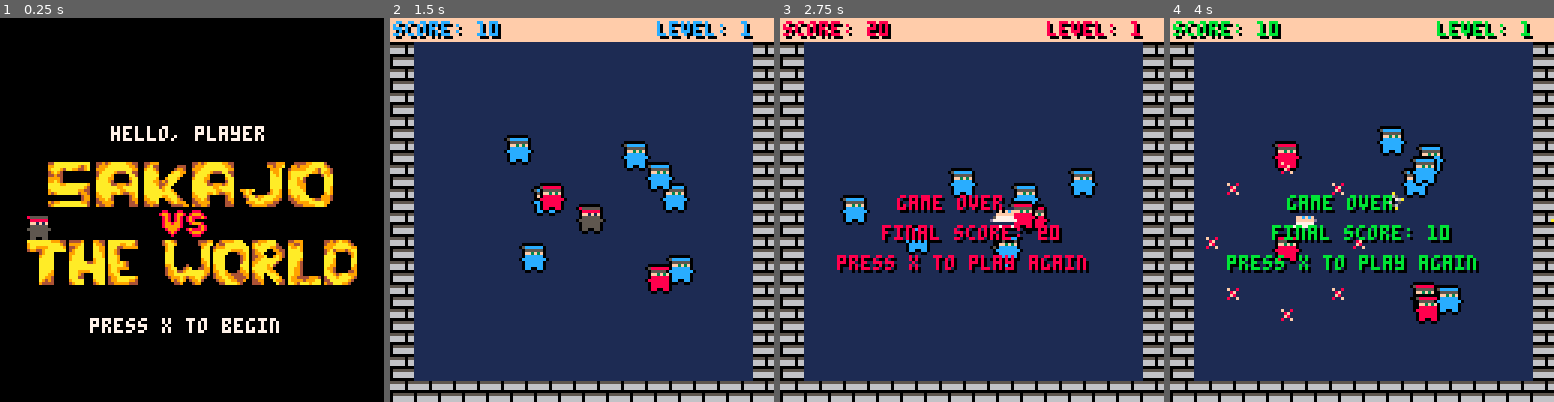
Above: before the commit, frames 1-4 (left to right).
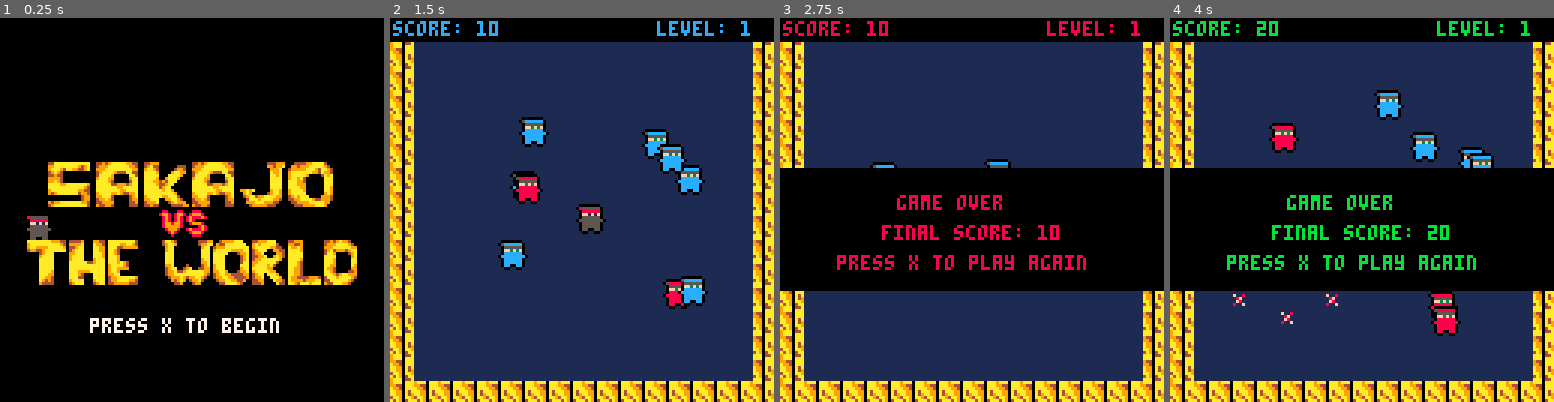
Above: after the commit, the same moments.

Repository: jmoreno1221/Sakajos-Adventures
Game: PICO-8 cartridge sasa.p8
Two runs of this game, one before a commit and one after it. Both use one fixed random seed, a clock stepped at 60 frames per second and the inputs below.
Inputs:
- Up to frame 1 (0.25 s): no input
- Up to frame 2 (1.5 s): tap X (X key) at 0.33, 1.07 s; tap O (Z key) at 0.7 s
- Up to frame 3 (2.75 s): hold Right 1.6-2.1 s; tap O (Z key) at 1.7, 2.1, 2.5 s; tap X (X key) at 1.85 s; hold Up 2.15-2.42 s; hold Right from 2.47 s (still down)
- Up to frame 4 (4 s): tap O (Z key) at 2.9, 3.3, 3.7 s; tap X (X key) at 2.97 s; release Right at 3.03 s; hold Left 3.08-3.58 s; hold Down 3.63-3.97 s

The runs differ from the first frame. In frame 1, 0.7% of the frame differs, in the area x 28-69%, y 28-33%; in frame 2, 27%; in frame 3, 43%; in frame 4, 47%, in the area x 0-100%, y 0-100%.

Commit message:
updating file

Diff:
--- a/sasa.p8
+++ b/sasa.p8
@@ -16,21 +16,12 @@
 end
 end
 
-function titledraw()
-print("hello, player",37,36,7)
-spr(64,16,48,12,2)
-spr(76,46,57,3,1)
-spr(92,46,65,3,1)
-spr(96,7,74,14,2)
-spr(1,9,66,1,1)
-print("press x to begin",30,100,7)
-end
-
 function game_init()
 	mode = 1
  ents={}
  bads={}
- enemy_speed=0.01
+ blue_speed=0.50
+ red_speed=0.50
  score=0
  level=0
  t=0
@@ -76,7 +67,7 @@
  --the .25 is the speed of the
  --enemy ninjas
  e.upd=function(e)
-  follow(e,hero,.75)
+  follow(e,hero,red_speed)
  end
  e.ol=true
  if e.fr==18 then
@@ -108,7 +99,7 @@
  cds(e.trg,e)
  --the .75 is the speed of the
  --blue ninja enemy
- impulse(e,an,.75)
+ impulse(e,an,blue_speed)
  if dd<8 then
   e.trg=nil
  end
@@ -242,30 +233,6 @@
  end
 end
 
-function _update()
-if (mode==0) then
-	titleupdate()
-else
- if (score%100==0) then
- bgcolor+=1
- score+=10
- level+=1
- end
- t+=1
- control()
- if moving then
-  mt+=1
-  foreach(ents,upe)
-  if #bads<8+(mt/100) and mt%8==0 then
-   sbad()
-  end
- end
- if hero.death and btnp(5) then
-  game_init()
- end
-end
-end
-
 function _draw()
 if (mode==0) then
 	titledraw()
@@ -279,6 +246,7 @@
  end
  if hero.death then
   cur=mke(2,hero.x,hero.y)
+  rectfill(0,50,128,90,0)
  for i=0,1 do
   print("game over",40-i,60-i,i*(8+(t/8)%8))
   print("final score: "..score,35-i,70-i,i*(8+(t/8)%8))
@@ -291,42 +259,48 @@
  end
  end
 end
-…(36 lines of a section not shown)…
+-->8
+function titledraw()
+--print("hello, player",37,36,7)
+spr(64,16,48,12,2)
+spr(76,46,57,3,1)
+spr(92,46,65,3,1)
+spr(96,7,74,14,2)
+spr(1,9,66,1,1)
+print("press x to begin",30,100,7)
+end
+-->8
+function _update()
+if (mode==0) then
+	titleupdate()
+else
+
+
+ if (score%100==0) then
+ --every 100 points these things happen
+ bgcolor+=1
+ score+=10
+ level+=1
+ blue_speed+=0.02
+ red_speed+=0.02
+ end
+ -----------------------------
+
+
+ t+=1
+ control()
+ if moving then
+  mt+=1
+  foreach(ents,upe)
+  if #bads<8+(mt/100) and mt%8==0 then
+   sbad()
+  end
+ end
+ if hero.death and btnp(5) then
+  game_init()
+ end
+end
+end
 
 
 
@@ -395,41 +369,41 @@
 0000000000000000000000000000000000000003010080040404101010101010000002010200808080800404000000000000010101000000000000000000000000000000000000000000000000000000000000000000000000000000000000000000000000000000000000000000000000000000000000000000000000000000
 0000000000000000000000000000000003000000000001010100000000000000000000000000000000000000000000000000000000000000000000000000000000000000000000000000000000000000000000000000000000000000000000000000000000000000000000000000000000000000000000000000000000000000
 __map__
-9191919191919191919191919191919112131313131313131313131313131314909090909090909090909090909090903333333333131313131313131313131313131313131313131313131313131313131313131313131313131313131313131313131313131313131313133333333333333333333333333333333333331313
-1537373737373737373737373737371522000000000000000004000404040424900000000000000000000004040404903300000000000000000000000000001313000000000000000000000000000013133b3b3b3b3b3b3b3b3b3b3b3b3b3b3b1300000000000000000000000000000000000000000000000000000000000013
-1537373737373737373737373737371522000000040404040000000400202124900000000000000000000900000004903300000000000000000000000000041313000000000000000000000000000413133b3b3b3b3b3b3b3b3b3b3b3b3b3b3b1300000000000000000000000000000000000000000000000000000000000013
-1537373737373737373737373737371522000000040404040404040404303124900004000400000000000800000004903300040004000000000000000000043333000400040000000400040000040433333b3b3b3b3b3b3b3b3b3b3b3b3b3b3b3300000000000000000000000000000000000000000000000000000000000033
-1537373737373737373737373737371522042323232323232323232323232324900404979797979797979797979797903304040404040000040400000004043333040404040400000404040000040433333c3c3c3c3c3c3c3c3c3c3c3c3c3c3c3300000000000000000000000000000000000000000000000000000000000033
-1537373737373737373737373737371522000004000000000000000000000024900404040400000000000000000000903304040404000000000000000000003333040404040000000404040000040433333b3b3b3b3b3b3b3b3b3b3b3b3b3b3b3300000000000000000000000000000000000000000000000000000000000033
-1537373737373737373737373737371522232323230404040400040000040424909797980400000000000000000000903304040404000000000000000000003333040404040000000404040004040433333b3b3b3b3b3b3b3b3b3b3b3b3b3b3b3300000000000000000000000000000000000000000000000000000000000033
-1537373737373737373737373737371522000000000000000000000000000024900404000000040000000000969797903304040000000400000000000000003333040400000004000404040404040433333b3c3b3c3b3c3b3c3b3c3b3c3b3c3b3300000000000000040404040404040404040404040404040404040404040433
-1537373737373737373737373737371522000000040404040400000000000024900404049697979804000004040404903304040400000000040000040404043333040404000000000404040404040433333b3b3b3b3b3b3b3b3b3b3b3b3b3b3b3300000000000000000000000000000000000000000000000000000000000433
-1537373737373737373737373737371522000000000000232300000004000024900404040404040404040404040404903304040404040404040404040404043333040404040404040404040404040433333c3b3c3b3c3b3c3b3c3b3c3b3c3b3c3300000000000000000000000000000000000000000000000000000000000033
-1537373737373737373737373737371522000000000004040404040404000024909797980404040496979798040000903304040404040404040404040400003333040404040404040404040404040433333b3b3b3b3b3b3b3b3b3b3b3b3b3b3b3300000000000000000000000000000000000000000000000000000000000033
-1537373737373737373737373737371522000000000000000000002300002324900000000000000004040000000000903300000000000000040400000000003333000000000000000404040404040033333b3b3b3b3b3b3b3b3b3b3b3b3b3b3b3300000000000000000000000000000000000000000000000000000000000033
-1537373737373737373737373737371522232323232300000000000000000024900000000000000000000000009697903300000000000000000000000000003333000000000000000404040000000033333c3c3c3b3b3b3c3c3c3c3b3b3b3c3c3300000000000000000000000000000000000000000000000000000000000033
-1537373737373737373737373737371522000400000000000000000000000024900004009697979804000000000000903300000000000000000000000000003333000000000000000004040000000033333b3b3b3b3b3b3b3b3b3b3b3b3b3b3b3300000000000000000000000000000000000000000000000000000000000033
-1537373737373737373737373737371522000000000000000400000000000024900004040404040404000000000000903300000000000000000000000000003333000000000000000000000000000033333b3b3b3b3b3b3b3b3b3b3b3b3b3b3b3300000000000000000000000000000000000000000000000000000000000033
-1515151515151515151515151515151522230000002323040423230000000024900000000000040404040096979797903300000000000000000000000000003333000000000000000000000000000033333c3c3c3c3c3c3c3c3c3c3c3c3c3c3c3333333333333333333333333333333333333333333333333333333333333333
-1010101010101010101010101010101022000000000000000000000000000024909797979804040404040404000000903300000000000000000000000000003333000000000000000000000000000033333d3e3d3e3e3d3d3e3d3e3e3e3d3e3d3333333333333333333333333333333333333333333333333333333333333333
-0400000000000000000404040404040422000400000000000000000000000424900000000004040404040004000000903300000000000000000000000000003333000000000000000000000000000033330000000000000000000000000000000400000000000000000000000000000000000000000000000000000000000033
-0400000000000000000000000004040422232323000000000004000023232324900004040400049697979798000004903300000000000000000000000000003333000000000000000000000000000033330000000000000000000000000000000400000000000000000000000000000000000000000000000000000000000033
-0400000000000000000404040404040422000000000023232323000000000024900004040004040404040000000000903300000000000000000000000000003333000000000000000000000000000033330000000000000000000000000000040400000000000000000000000000000000000000000000000000000000000033
-0400000000000000000000000000c5c522000000000000000000000000000024900000000000040404040000009697903300000000000000000000000000003333000000000000000000000000000033330000000000000000000000000000040400000000000000000000000000000000000000000000000000000000000033
-0400000000000000000000000000c5c522000400000000000000000400040024909797979798040404040000000000903300000000000000000000000000003333000000000000000000000000000033330004040404040000000000000000040400000000000000000000000000000000000000000000000000000000000033
-0400000000000000000000000000c5c522232323230000000000002323232324900000000000040496980000000000903300000000000000000000000000003333000000000000000000000000000033330004040404040000000000000000040400000000000000000000000000000000000000000000000000000000000033
-0400000000000000000000000000c5c522000000000000000000000000000024900000000004040404040400000000903300000000000000000000000000003333000000000000000000000000000033330004040404040000000000000000040400000000000000000000000000000000000000000000000000000000000033
-0400000000000000000004040000c5c522000000000000000004000000000024900000000004040404040496979797903300000000000000000000000000003333000000000000000000000000000033330004040404040000000000000000040400000000000000000000000000000000000000000000000000000000000033
-0400000000000000000000040400c5c522232323232323232323230000000024900000969797980404040404000000903300000000000000000000000000003333000000000000000000000000000033330004040404040000000000000000000000000000000000000000000000000000000000000000000000000000000033
-040000000000000000000000000404c522040404040426260404040000000024900000000004040404040404040000903300000000000000000000000000003333000000000000000000000000000033330000000000000000000000000000000000000000000000000000000000000000000000000000000000000000000033
-040000000000c5c5c5c5c5c5c500040422040404040404040404002626262624900000040404040404040400000000903300000000000000000000000000003333000000000000000000000000000033330000000000000000000000000000000000000000000000000000000000000000000000000000000000000000000033
-040000000000c5c5c5c5c5c50000000422040404040404040404042323232324900094a40004049697979800000000903300000000000000000000000000003333000000000000000000000000000033330000000000000000000000000000000000000000000000000000000000000000000000000000000000000000000033
-040000000000c5000000c5c5000000c522040404040404040404040000000024900004939504040404040404a59500903300000000000000000000000000003333000000000000000000000000000033330000000000000000000000000000000000000000000000000000000000000000000000000000000000000000000033
-040000000000c500c5c5c5c5000000c522000000040400000000000017171724900000b40004040404040404b50000903300000000000000000000000000003333000000000000000000000000000433330000000000000000000000000000000000000000000000000000000000000000000000000000000000000000000033
-0400000000000000c500c500000000c532333333333333333333333333333334909090909090909090909090909090903333333334333333333333333333333333333334333333333333333333333333333433333333333333333333333334333333333333333333333333333333333333333333333333333333333333333333
-…(6 lines of a section not shown)…
+0000000000000000000000000000000000000000003333000000000000000000000033330000000000000000000033330000000000000000001313131313131300000000003333000000000000000000131313131313131313131313131313131313131313131313131313133333333333333333333333333333333333331313
+1537373737373737373737373737371500000000003333000000000000000000000033330000000000000000000033330000000000000000000000333300000000000000000033000000000000000000133b3b3b3b3b3b3b3b3b3b3b3b3b3b3b1300000000000000000000000000000000000000000000000000000000000013
+153737373737373737373737373737150000000000333300000000000000000000003333000000000000000000003333000000000000000000000033330000000000000000000000000033330000000000000000003b3b3b3b3b3b3b3b3b3b3b1300000000000000000000000000000000000000000000000000000000000013
+153737373737373737373737373737150000000000333300000000000000000000003333000000000000000000003333000000000000000000000033330000000000000000000000000033330000000000000000003b3b3b3b3b3b3b3b3b3b3b3300000000000000000000000000333300000000000000000000000000000033
+153737373737373737373737373737150000000000333300000000000000000000003333000000000000000000003333000000000000000000000033330000000000000000000000000033330000000000000000003c3c3c3c3c3c3c3c3c3c3c3300000000000000000000333300000000000000003333000000000000000000
+153737373737373737373737373737150000000000333300000000000000000000003333000000000000000000003333000000000000000000003333000000000000000000000000000033330000000000000000003b3b3b3b3b3b3b3b3b3b3b3300000000000000000000333300000000000000003333000000000000000000
+153737373737373737373737373737150000000000333300000000000000000000003333000000000000000000003333000000000000000000003333000000000000000000000000000033330000000000000000003b3b3b3b3b3b3b3b3b3b3b3300000000000000000000333300000000000000003333000000000000000000
+153737373737373737373737373737150000000000333300000000000000000000003333000000000000000000003333000000000000000000003333000000000000000000000000003333000000000000000000003b3c3b3c3b3c3b3c3b3c3b3300000000000000000000333300000000000000003333000000000000000000
+153737373737373737373737373737150000000000333300000000000000000000003333000000000000000000003333000000000000000000003333000000000000000000000000003333000000000000000000003b3b3b3b3b3b3b3b3b3b3b3300000000000000000000333300000000000000003333000000000000000000
+153737373737373737373737373737150000000000000033330000000000000000003333000000000000000000003333000000000000000000003333000000000000000000000000003333000000000000000000003c3b3c3b3c3b3c3b3c3b3c3300000000000000000000333300000000000000003333000000000000000000
+153737373737373737373737373737152200000000000033330000000000000000003333000000000000000000003333000000000000000000003333000000000000000000000000003333000000000000000000003b3b3b3b3b3b3b3b3b3b3b3300000000000000000000333300000000000000003333000000000000000000
+153737373737373737373737373737152200000000000033330000000000000000000000000000000000000000003333000000000000000000003333000000000000000000000000003333000000000000000000003b3b3b3b3b3b3b3b3b3b3b3300000000000000000000333300000000000000003333000000000000000000
+1537373737373737373737373737371522230000000000333300000000000000000000000000000000000000000033330000000000000000000033330000000000000000000000000033330000000000000000003b3b3b3c3c3c3c3b3b3b3c3c3300000000000000000000333300000000000000003333000000000000000000
+1537373737373737373737373737371522000000000000333300000000000000000000000000000000000000000033330000000000000000000033330000000000000000000000000033330000000000000000003b3b3b3b3b3b3b3b3b3b3b3b3300000000000000000000333300000000000000003333000000000000000000
+1537373737373737373737373737371522000000000000333300000000000000000000000000000000000000000033330000000000000000000033330000000000000000000000000033330000000000000000003b3b3b3b3b3b3b3b3b3b3b3b3300000000000000000000000000000000000000000000000000000000000033
+1515151515151515151515151515151522230000000000333300000000000000000000000000000000000000000033330000000000000000000000000000003333000000000000000033330000000000000000003c3c3c3c3c3c3c3c3c3c3c3c3333333333333333333333333333333333333333333333333333333333333333
+1010101010101010101010101010101022000000000000333300000000000000000000000000000000000000000033330000000000000000000000000000003333000000000000000033330000000000000000003e00000000003333000000000000000000333333333333333333333333333333333333333333333333333333
+0000000000000000000033330000000000000000000000333300000000000000000000000000000000000000000033330000000000000000000000000000003333000000000000000000000000000033330000000000000000003333000000000000000000000000000000000000000000000000000000000000000000000033
+0000000000000000000033330000000000000000000000333300000000000000000000000000000000000000000033330000000000000000000000000000003333000000000000000000000000000033330000000000000000003333000000000000000000000000000000000000000000000000000000000000000000000033
+0000000000000000000033330000000000000000000023232300000000003333000000000000000000000000000033330000000000000000000000000000003333000000000000000000000000000033330000000000000000003333000000000000000000000000000000000000000000000000000000000000000000000033
+0000000000000000000033330000000000000000000000000000000000003333000000000000000000000000000033330000000000000000000000000000003333000000000000000000000000000033330000000000000000003333000000000000000000000000000000000000000000000000000000000000000000000033
+0000000000000000000033330000000000000000000000000000000000003333000000000000000000000000000033330000000000000000000000000000003333000000000000000000000000000033330000000000000000003333000000000000000000000000000000000000000000000000000000000000000000000033
+0000000000000000000033330000000000000000000000000000000000003333000000000000000000000000000033330000000000000000000000000000003333000000000000000000000000000033330000000000000000003333000000000000000000000000000000000000000000000000000000000000000000000033
+0000000000000000000033330000000000000000000000000000000000003333000000000000000000000000000033330000000000000000000000000000003333000000000000000000000000000033330000000000000000003333000000000000000000000000000000000000000000000000000000000000000000000033
+0000000000000000000033330000000000000000000000000000000000003333000000000000000000000000000033330000000000000000000000000000003333000000000000000000000000000033330000000000000000003333000000000000000000000000000000000000000000000000000000000000000000000033
+0000000000000000000033330000000000000000002323232300000000003333000000000000000000000000000033330000000000000000000000000000003333000000000000000000000000000033330000000000000000003333000000000000000000000000000000000000000000000000000000000000000000000033
+0000000000333300000000000000000000000000003333000000000000000000000000000000000000000000000033330000000000000000000000000000003333000000000000000000000000000033330000000000333300000000000000000000000000000000000000000000000000000000000000000000000000000033
+0000000000333300000000000000000000000000003333000000000000000000000000000000000000000000000033330000000000000000000000000000003333000000000000000000000000000033330000000000333300000000000000000000000000000000000000000000000000000000000000000000000000000033
+0000000000333300000000000000000000000000003333000000000000000000003333000000000000000000000033330000000000000000000000000000003333000000000000003333000000000000000000000000333300000000000000000000000000000000000000000000000000000000000000000000000000000033
+0000000000333300000000000000000000000000003333000000000000000000003333000000000000333300000000000000000000000000000000000000003333000000000000003333000000000000000000000000000000000000000000000000000000000000000000000000000000000000000000000000000000000033
+0000000000000000000033330000000000000000003333000000000000000000003333000000000000333300000000000000000000000000000000000000003333000000000000003333000000000000000000000000000000000000000000000000000000000000000000000000000000000000000000000000000000000033
+0000000000000000000033330000000000000000003333000000000000000000003333000000000000333300000000000000000034333333333333333333333333333300000000003333000000000000000000333333333333333333333334333333333333333333333333333333333333333333333333333333333333333333
+…(6 lines of a section not shown)…
Not shown, changed: 68 lines of the sprite sheet (__gfx__) section of sasa.p8
